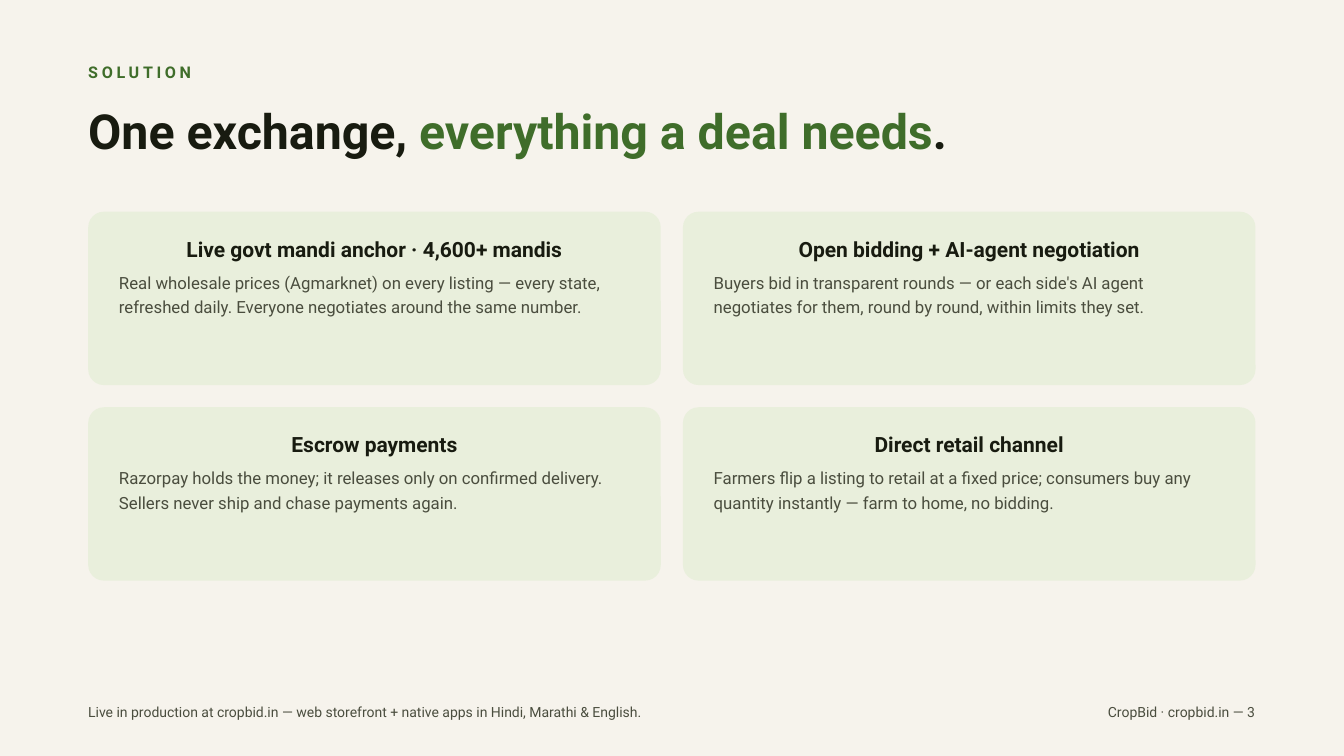
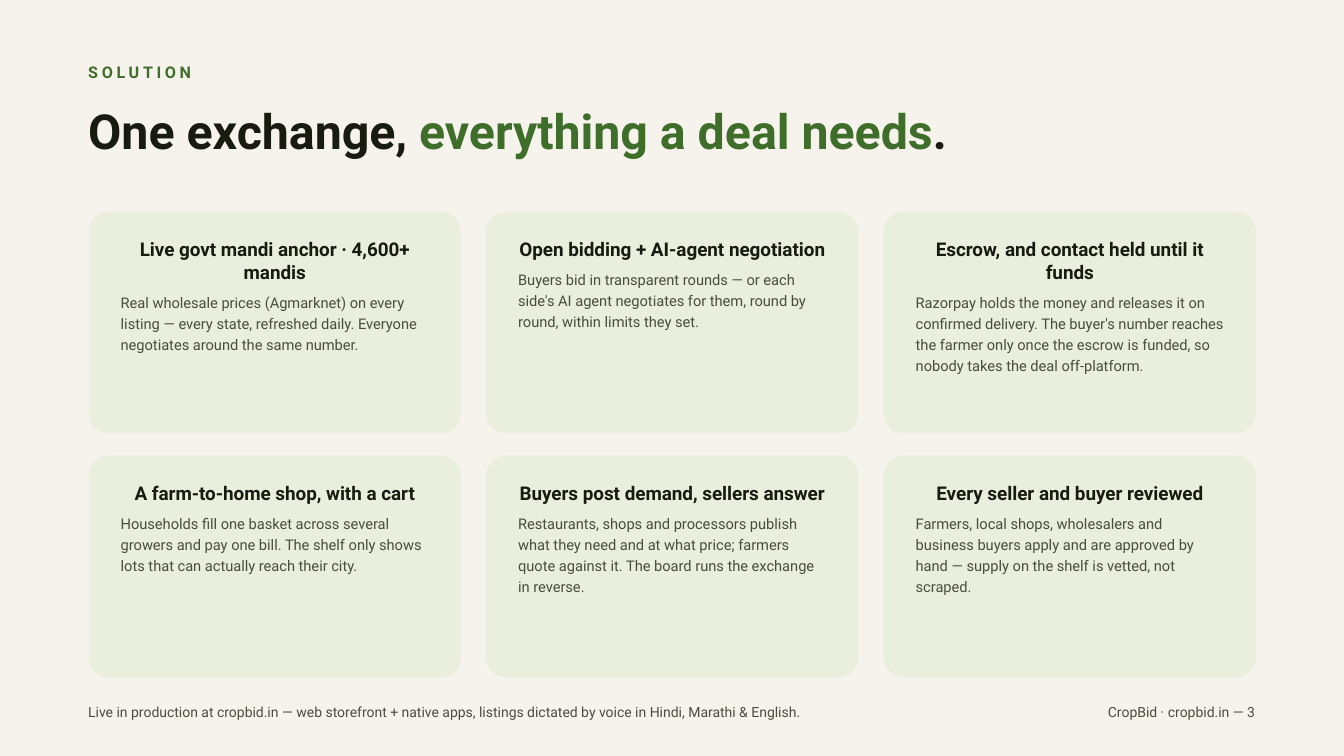
Before and after one commit to Hrishi75/CropBid, a slide deck: slide 3 of CropBid-Pitch-Deck.pptx. Drawn at 1344x756 pixels with LibreOffice and Linux fonts; fonts in the diff are those of the drawing. Boxes give left, top, right and bottom in pixels: in the first picture for what was removed or moved away, otherwise in the second. Text is boxed around its words. In the diff, an @@ line names an element or a change of style, - is before the commit and + after.

```diff
--- a/CropBid-Pitch-Deck.pptx
+++ b/CropBid-Pitch-Deck.pptx
@@ rounded rectangle "Live govt mandi anchor · ..." resized from (x1=89, y1=212, x2=661, y2=385) to (x1=89, y1=212, x2=461, y2=434) @@
@@ rounded rectangle "Live govt mandi anchor · ..." at (x1=89, y1=212, x2=461, y2=434): size 15 to 13.5 pt in "Live govt mandi anchor · 4,600+ mandis"; size 12 to 10.5 pt in "Real wholesale prices (Agmarknet) on every listing ..." @@
@@ rounded rectangle "Open bidding + AI-agent negotiation" resized from (x1=684, y1=212, x2=1256, y2=385) to (x1=486, y1=212, x2=858, y2=434) @@
@@ rounded rectangle "Open bidding + AI-agent negotiation" at (x1=486, y1=212, x2=858, y2=434): size 15 to 13.5 pt in "Open bidding + AI-agent negotiation"; size 12 to 10.5 pt in "Buyers bid in transparent rounds — or ..." @@
@@ rounded rectangle "Escrow, and contact held until ..." resized from (x1=89, y1=407, x2=661, y2=581) to (x1=884, y1=212, x2=1256, y2=434) @@
@@ text in rounded rectangle at (x1=916, y1=242, x2=1223, y2=374): text changed; size 12 to 10.5 pt @@
-Escrow payments
-Razorpay holds the money; it releases only on confirmed delivery. Sellers never ship and chase payments again.
+Escrow, and contact held until it funds
+Razorpay holds the money and releases it on confirmed delivery. The buyer's number reaches the farmer only once the escrow is funded, so nobody takes the deal off-platform.
@@ rounded rectangle added at (x1=89, y1=456, x2=461, y2=678), fill #E9EFDC, 10.5 pt, text #4A4D3E @@
+A farm-to-home shop, with a cart
+Households fill one basket across several growers and pay one bill. The shelf only shows lots that can actually reach their city.
@@ rounded rectangle added at (x1=486, y1=456, x2=858, y2=678), fill #E9EFDC, 10.5 pt, text #4A4D3E @@
+Buyers post demand, sellers answer
+Restaurants, shops and processors publish what they need and at what price; farmers quote against it. The board runs the exchange in reverse.
@@ rounded rectangle "Every seller and buyer reviewed" resized from (x1=684, y1=407, x2=1256, y2=581) to (x1=884, y1=456, x2=1256, y2=678) @@
@@ text in rounded rectangle at (x1=916, y1=486, x2=1203, y2=595): text changed; size 12 to 10.5 pt @@
-Direct retail channel
-Farmers flip a listing to retail at a fixed price; consumers buy any quantity instantly — farm to home, no bidding.
+Every seller and buyer reviewed
+Farmers, local shops, wholesalers and business buyers apply and are approved by hand — supply on the shelf is vetted, not scraped.
@@ text at (x1=88, y1=706, x2=800, y2=720): text changed @@
-Live in production at cropbid.in — web storefront + native apps in Hindi, Marathi & English.
+Live in production at cropbid.in — web storefront + native apps, listings dictated by voice in Hindi, Marathi & English.
```
Also in this commit, not shown: 5 other slides changed, 3 other files.
